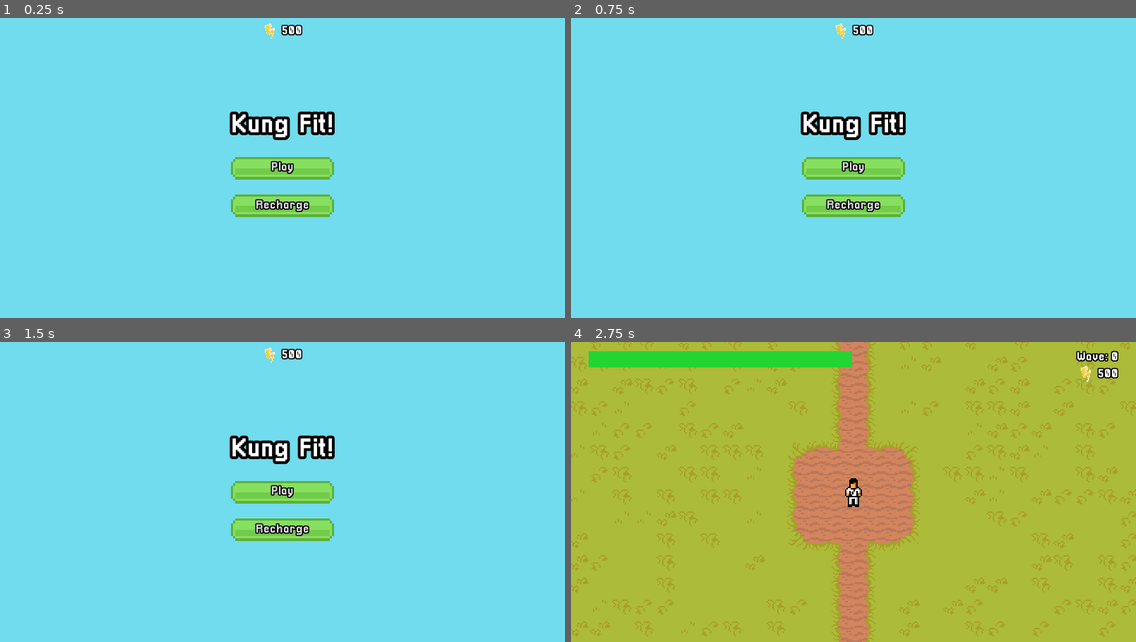
Above: before the commit, frames 1-4 (two rows, left to right).
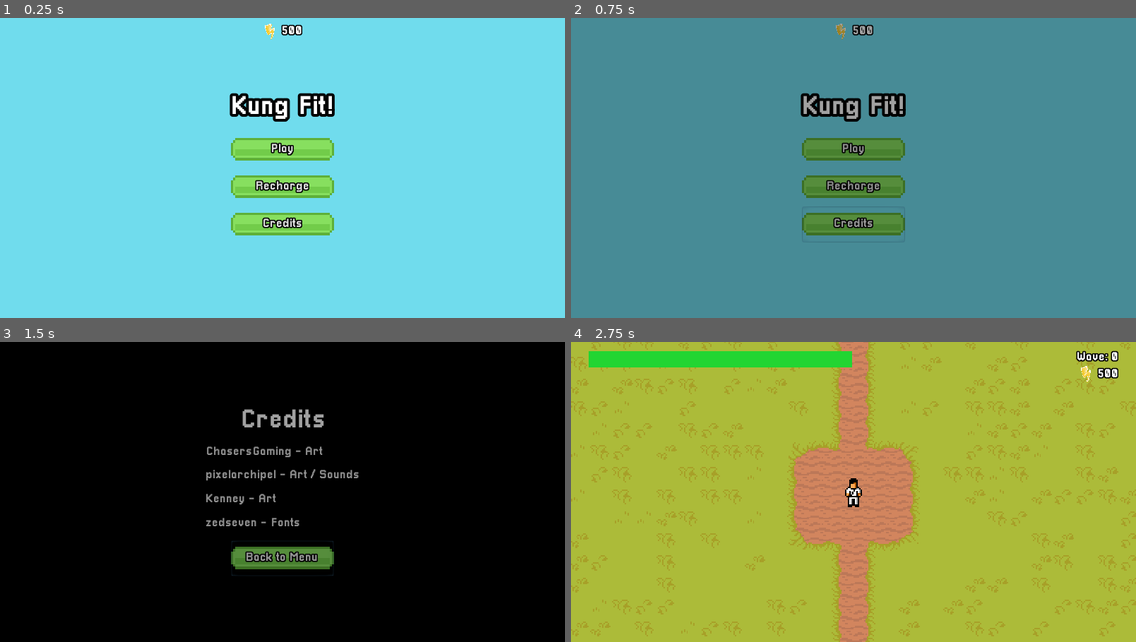
Above: after the commit, the same moments.

Repository: MysteryCoder456/KungFitGame
Game: Godot game, scene res://src/scenes/MainMenu.tscn
Same seed, same stepped clock (60 frames per second), same inputs: the game is played once before the commit and once after it.
Inputs (mouse positions are in pixels of both pictures, inside the frame that each line leads up to):
- Up to frame 1 (0.25 s): no input
- Up to frame 2 (0.75 s): click (853, 225) at 0.5 s, where only the run after the commit has a clickable "Credits"
- Up to frame 3 (1.5 s): click (282, 558) at 1.25 s, where only the run after the commit has a clickable "Back to Menu"
- Up to frame 4 (2.75 s): click "Play" at 2 s

The runs differ from the first frame. In frame 1, 7.8% of the frame differs, in the area x 40-60%, y 24-73%; in frame 2, 100%, in the area x 0-100%, y 0-100%; in frame 3, 99%; in frame 4, nothing differs.

Commit message:
added credits menu

Diff:
--- /dev/null
+++ b/src/scenes/ButtonAudioPlayer.tscn
@@ -0,0 +1,8 @@
+[gd_scene load_steps=2 format=2]
+
+[ext_resource path="res://assets/sfx/menu/button_click.wav" type="AudioStream" id=1]
+
+[node name="ButtonAudioPlayer" type="AudioStreamPlayer"]
+stream = ExtResource( 1 )
+mix_target = 2
+bus = "SFX"
--- /dev/null
+++ b/src/scenes/Credits.tscn
@@ -0,0 +1,143 @@
+[gd_scene load_steps=6 format=2]
+
+[ext_resource path="res://src/themes/MainMenu.tres" type="Theme" id=1]
+[ext_resource path="res://src/scenes/ButtonAudioPlayer.tscn" type="PackedScene" id=2]
+[ext_resource path="res://src/scripts/Credits.gd" type="Script" id=3]
+[ext_resource path="res://src/animations/FadeOut.tres" type="Animation" id=4]
+
+[sub_resource type="Animation" id=1]
+resource_name = "RESET"
+tracks/0/type = "value"
+tracks/0/path = NodePath("FadeRect:color")
+tracks/0/interp = 1
+tracks/0/loop_wrap = true
+tracks/0/imported = false
+tracks/0/enabled = true
+tracks/0/keys = {
+"times": PoolRealArray( 0 ),
+"transitions": PoolRealArray( 1 ),
+"update": 0,
+"values": [ Color( 0, 0, 0, 0 ) ]
+}
+tracks/1/type = "value"
+tracks/1/path = NodePath("FadeRect:visible")
+tracks/1/interp = 1
+tracks/1/loop_wrap = true
+tracks/1/imported = false
+tracks/1/enabled = true
+tracks/1/keys = {
+"times": PoolRealArray( 0 ),
+"transitions": PoolRealArray( 1 ),
+"update": 1,
+"values": [ false ]
+}
+
+[node name="Credits" type="Control"]
+anchor_right = 1.0
+anchor_bottom = 1.0
+theme = ExtResource( 1 )
+script = ExtResource( 3 )
+__meta__ = {
+"_edit_use_anchors_": false
+}
+
+[node name="ColorRect" type="ColorRect" parent="."]
+anchor_right = 1.0
+anchor_bottom = 1.0
+color = Color( 0, 0, 0, 1 )
+__meta__ = {
+"_edit_use_anchors_": false
+}
+
+[node name="V" type="VBoxContainer" parent="."]
+anchor_left = 0.5
+anchor_right = 0.5
+anchor_bottom = 1.0
+margin_left = -49.5
+margin_right = 49.5
+grow_horizontal = 2
+grow_vertical = 2
+custom_constants/separation = 20
+alignment = 1
+__meta__ = {
+"_edit_use_anchors_": false
+}
+
+[node name="Label" type="Label" parent="V"]
+margin_top = 120.0
+margin_right = 277.0
+margin_bottom = 168.0
+text = "Credits"
+align = 1
+valign = 1
+
+[node name="ChasersGaming" type="LinkButton" parent="V"]
+margin_top = 188.0
+margin_right = 277.0
+margin_bottom = 211.0
+size_flags_horizontal = 3
+text = "ChasersGaming - Art"
+underline = 1
+
+[node name="pixelarchipel" type="LinkButton" parent="V"]
+margin_top = 231.0
+margin_right = 277.0
+margin_bottom = 254.0
+focus_mode = 2
+size_flags_horizontal = 3
+text = "pixelarchipel - Art / Sounds"
+underline = 1
+
+[node name="Kenney" type="LinkButton" parent="V"]
+margin_top = 274.0
+margin_right = 277.0
+margin_bottom = 297.0
+focus_mode = 2
+size_flags_horizontal = 3
+text = "Kenney - Art"
+underline = 1
+
+[node name="zedseven" type="LinkButton" parent="V"]
+margin_top = 317.0
+margin_right = 277.0
+margin_bottom = 340.0
+focus_mode = 2
+size_flags_horizontal = 3
+text = "zedseven - Fonts"
+underline = 1
+
+[node name="H" type="HBoxContainer" parent="V"]
+margin_top = 360.0
+margin_right = 277.0
+margin_bottom = 424.0
+alignment = 1
+
+[node name="GoBackButton" type="Button" parent="V/H"]
+margin_left = 45.0
+margin_right = 231.0
+margin_bottom = 64.0
+rect_min_size = Vector2( 186, 64 )
+text = "Back to Menu"
+
+[node name="FadeRect" type="ColorRect" parent="."]
+visible = false
+anchor_right = 1.0
+anchor_bottom = 1.0
+color = Color( 0, 0, 0, 0 )
+__meta__ = {
+"_edit_use_anchors_": false
+}
+
+[node name="AnimationPlayer" type="AnimationPlayer" parent="."]
+autoplay = "RESET"
+"anims/Fade Out" = ExtResource( 4 )
+anims/RESET = SubResource( 1 )
+
+[node name="ButtonAudioPlayer" parent="." instance=ExtResource( 2 )]
+
+[connection signal="pressed" from="V/ChasersGaming" to="." method="_on_ChasersGaming_pressed"]
+[connection signal="pressed" from="V/pixelarchipel" to="." method="_on_pixelarchipel_pressed"]
+[connection signal="pressed" from="V/Kenney" to="." method="_on_Kenney_pressed"]
+[connection signal="pressed" from="V/zedseven" to="." method="_on_zedseven_pressed"]
+[connection signal="pressed" from="V/H/GoBackButton" to="." method="_on_GoBackButton_pressed"]
+[connection signal="animation_finished" from="AnimationPlayer" to="." method="_on_AnimationPlayer_animation_finished"]
--- a/src/scenes/MainMenu.tscn
+++ b/src/scenes/MainMenu.tscn
@@ -7,7 +7,7 @@
 [ext_resource path="res://src/dynamic_fonts/Pixellari_22.tres" type="DynamicFont" id=5]
 [ext_resource path="res://assets/ui/energy_icon/energy_icon.png" type="Texture" id=6]
 [ext_resource path="res://src/dynamic_fonts/Pixellari_17.tres" type="DynamicFont" id=7]
-[ext_resource path="res://assets/sfx/menu/button_click.wav" type="AudioStream" id=8]
+[ext_resource path="res://src/scenes/ButtonAudioPlayer.tscn" type="PackedScene" id=8]
 [ext_resource path="res://assets/music/menu_music.ogg" type="AudioStream" id=9]
 
 [sub_resource type="Animation" id=2]
@@ -107,9 +107,9 @@
 }
 
 [node name="Label" type="Label" parent="V"]
-margin_top = 172.0
+margin_top = 138.0
 margin_right = 186.0
-margin_bottom = 220.0
+margin_bottom = 186.0
 grow_horizontal = 2
 size_flags_vertical = 1
 text = "Kung Fit!"
@@ -130,9 +130,9 @@
 }
 
 [node name="Buttons" type="VBoxContainer" parent="V"]
-margin_top = 240.0
+margin_top = 206.0
 margin_right = 186.0
-margin_bottom = 372.0
+margin_bottom = 406.0
 grow_vertical = 0
 
 [node name="PlayButton" type="Button" parent="V/Buttons"]
@@ -152,6 +152,15 @@
 rect_min_size = Vector2( 0, 64 )
 text = "Recharge"
 
+[node name="CreditsButton" type="Button" parent="V/Buttons"]
+margin_top = 136.0
+margin_right = 186.0
+margin_bottom = 200.0
+grow_horizontal = 2
+grow_vertical = 2
+rect_min_size = Vector2( 0, 64 )
+text = "Credits"
+
 [node name="FadeRect" type="ColorRect" parent="."]
 visible = false
 anchor_right = 1.0
@@ -170,10 +179,7 @@
 "anims/Fade Out" = ExtResource( 4 )
 anims/RESET = SubResource( 2 )
 
-[node name="ButtonAudioPlayer" type="AudioStreamPlayer" parent="."]
-stream = ExtResource( 8 )
-mix_target = 2
-bus = "SFX"
+[node name="ButtonAudioPlayer" parent="." instance=ExtResource( 8 )]
 
 [node name="MusicPlayer" type="AudioStreamPlayer" parent="."]
 stream = ExtResource( 9 )
@@ -183,4 +189,5 @@
 
 [connection signal="pressed" from="V/Buttons/PlayButton" to="." method="_on_PlayButton_pressed"]
 [connection signal="pressed" from="V/Buttons/RechargeButton" to="." method="_on_RechargeButton_pressed"]
+[connection signal="pressed" from="V/Buttons/CreditsButton" to="." method="_on_CreditsButton_pressed"]
 [connection signal="animation_finished" from="AnimationPlayer" to="." method="_on_AnimationPlayer_animation_finished"]
--- a/src/scenes/RechargeMenu.tscn
+++ b/src/scenes/RechargeMenu.tscn
@@ -5,7 +5,7 @@
 [ext_resource path="res://src/dynamic_fonts/Pixellari_22.tres" type="DynamicFont" id=3]
 [ext_resource path="res://src/scripts/RechargeMenu.gd" type="Script" id=4]
 [ext_resource path="res://src/animations/FadeOut.tres" type="Animation" id=5]
-[ext_resource path="res://assets/sfx/menu/button_click.wav" type="AudioStream" id=6]
+[ext_resource path="res://src/scenes/ButtonAudioPlayer.tscn" type="PackedScene" id=6]
 
 [sub_resource type="Animation" id=1]
 resource_name = "RESET"
@@ -126,10 +126,7 @@
 "anims/Fade Out" = ExtResource( 5 )
 anims/RESET = SubResource( 1 )
 
-[node name="ButtonAudioPlayer" type="AudioStreamPlayer" parent="."]
-stream = ExtResource( 6 )
-mix_target = 2
-bus = "SFX"
+[node name="ButtonAudioPlayer" parent="." instance=ExtResource( 6 )]
 
 [connection signal="pressed" from="V/H2/GoBackButton" to="." method="_on_GoBackButton_pressed"]
 [connection signal="timeout" from="EnergySaveTimer" to="." method="_on_EnergySaveTimer_timeout"]
--- /dev/null
+++ b/src/scripts/Credits.gd
@@ -0,0 +1,33 @@
+extends Control
+
+const MAIN_MENU_SCENE = "res://src/scenes/MainMenu.tscn"
+
+onready var anim_player: AnimationPlayer = $AnimationPlayer
+onready var button_audio_player: AudioStreamPlayer = $ButtonAudioPlayer
+
+
+func _on_GoBackButton_pressed():
+	GameData.save_game_data()
+	button_audio_player.play()
+	anim_player.play("Fade Out")
+
+
+func _on_AnimationPlayer_animation_finished(anim_name):
+	if anim_name == "Fade Out":
+		get_tree().change_scene(MAIN_MENU_SCENE)
+
+
+func _on_ChasersGaming_pressed():
+	OS.shell_open("https://chasersgaming.itch.io/")
+
+
+func _on_pixelarchipel_pressed():
+	OS.shell_open("https://www.patreon.com/pixelarchipel")
+
+
+func _on_Kenney_pressed():
+	OS.shell_open("https://kenney.nl/")
+
+
+func _on_zedseven_pressed():
+	OS.shell_open("https://github.com/zedseven/Pixellari")
--- a/src/scripts/MainMenu.gd
+++ b/src/scripts/MainMenu.gd
@@ -2,6 +2,7 @@
 
 const WORLD_SCENE = preload("res://src/scenes/World.tscn")
 const RECHARGE_SCENE = preload("res://src/scenes/RechargeMenu.tscn")
+const CREDITS_SCENE = preload("res://src/scenes/Credits.tscn")
 const ENERGY_REQUIREMENT = 100
 
 export var scroll_start_position: Vector2
@@ -44,6 +45,12 @@
 	anim_player.play("Fade Out")
 
 
+func _on_CreditsButton_pressed():
+	next_scene = CREDITS_SCENE
+	button_audio_player.play()
+	anim_player.play("Fade Out")
+
+
 func _on_AnimationPlayer_animation_finished(anim_name):
 	if anim_name == "Fade Out":
 		get_tree().change_scene_to(next_scene)
--- a/src/themes/MainMenu.tres
+++ b/src/themes/MainMenu.tres
@@ -21,3 +21,4 @@
 Button/styles/normal = SubResource( 1 )
 Button/styles/pressed = SubResource( 2 )
 Label/fonts/font = ExtResource( 1 )
+LinkButton/fonts/font = ExtResource( 2 )
